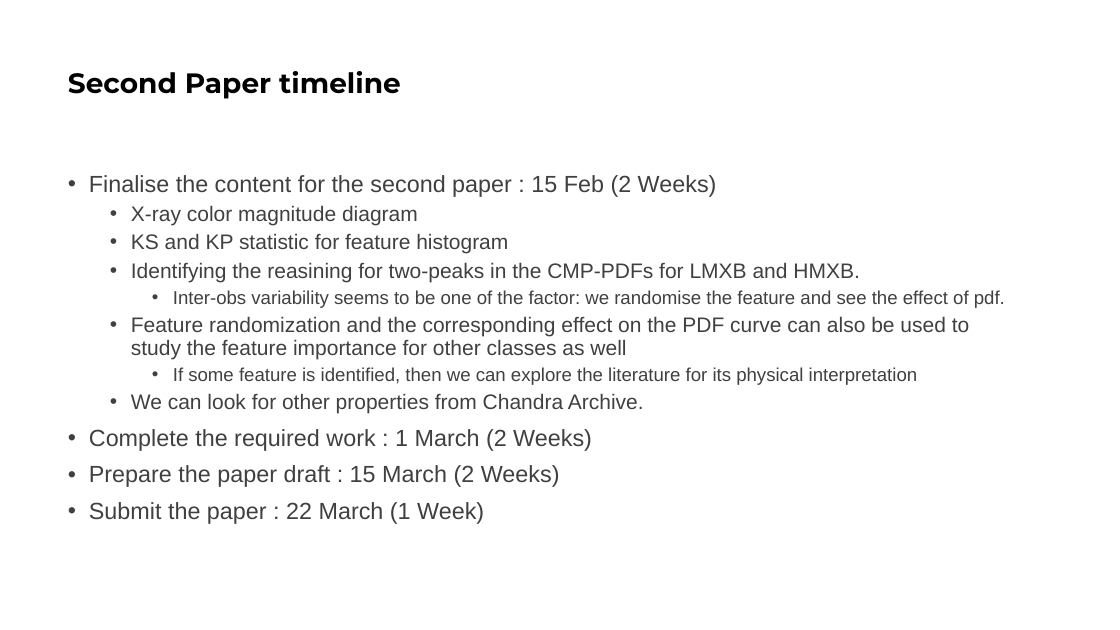
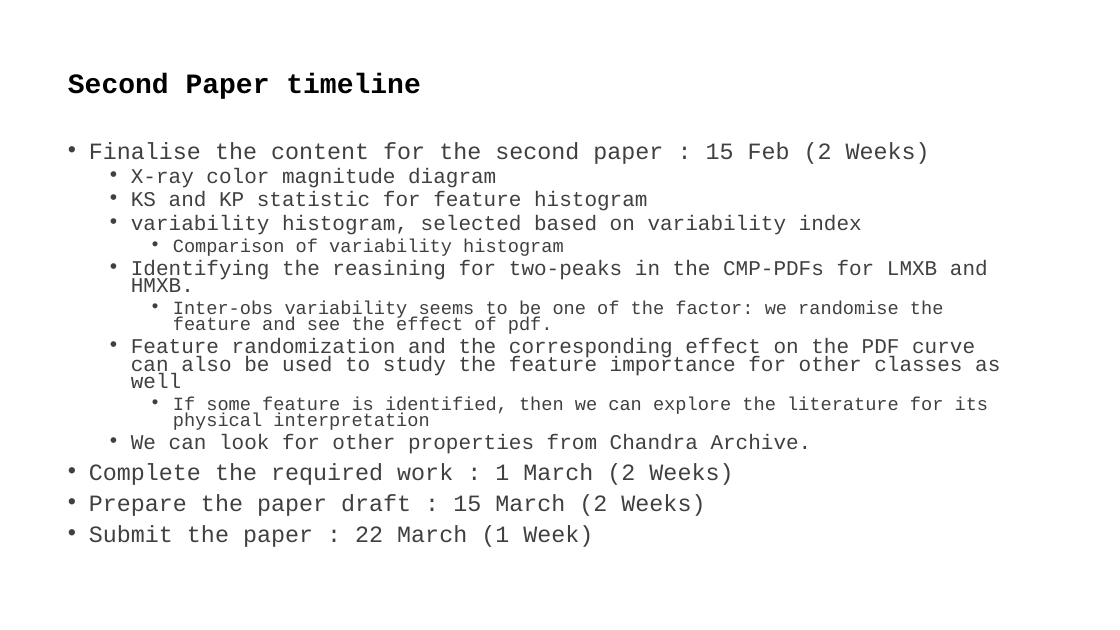
Before and after one commit to KumaranShivam5/aurora-server-final, a slide deck: slide 6 of paper_material/paper_02_resources/meeting-feb1/Chandra.pptx. Drawn at 1120x630 pixels with LibreOffice and Linux fonts; fonts in the diff are those of the drawing. Boxes give left, top, right and bottom in pixels: in the first picture for what was removed or moved away, otherwise in the second. Text is boxed around its words. In the diff, an @@ line names an element or a change of style, - is before the commit and + after.

```diff
--- a/paper_material/paper_02_resources/meeting-feb1/Chandra.pptx
+++ b/paper_material/paper_02_resources/meeting-feb1/Chandra.pptx
@@ title "Second Paper timeline" at box(68, 73, 420, 99): font Montserrat to Courier New @@
@@ text "Finalise the content for the ...": place and size @@
-text "Finalise the content for the ..." at box(89, 175, 1005, 524)
+text "Finalise the content for the ..." at box(89, 142, 1000, 547)
@@ text at box(89, 142, 1000, 547): font Arial to Courier New in "Finalise the content for the second paper ...", "X-ray color magnitude diagram", "KS and KP statistic for feature histogram", "Identifying the reasining for two-peaks in the ..." and 7 more places; line spacing 0.9 to 0.7 @@
@@ text at box(131, 215, 862, 256): paragraphs added @@
+  • variability histogram, selected based on variability index
+    • Comparison of variability histogram
```
Also in this commit, not shown: 5 other slides changed, 2 other files.
